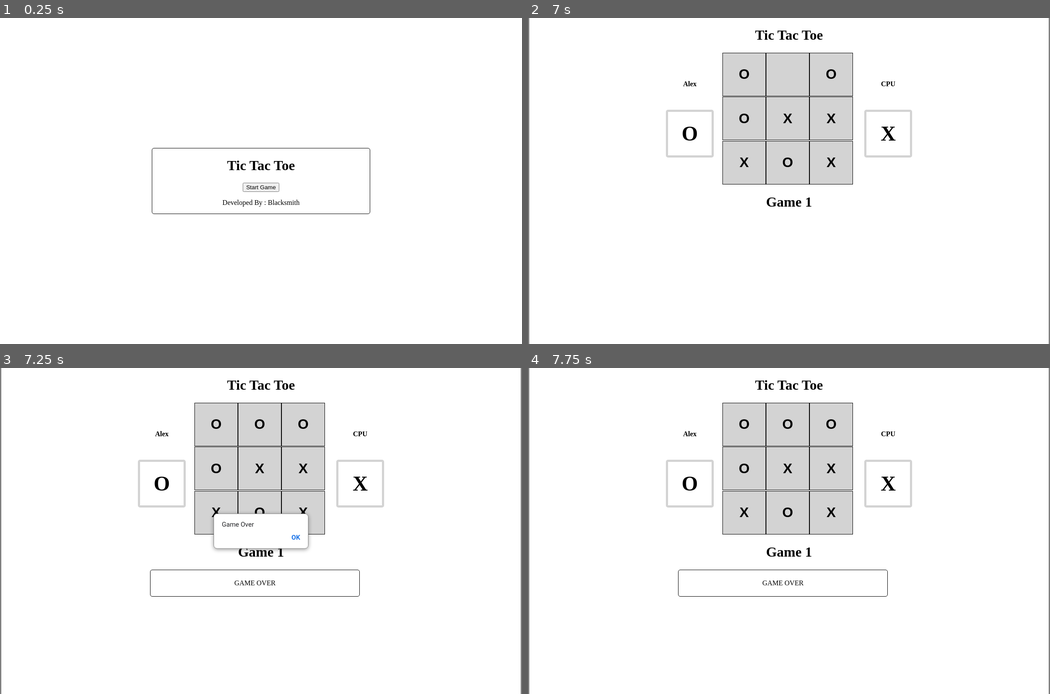
Above: before the commit, frames 1-4 (two rows, left to right).
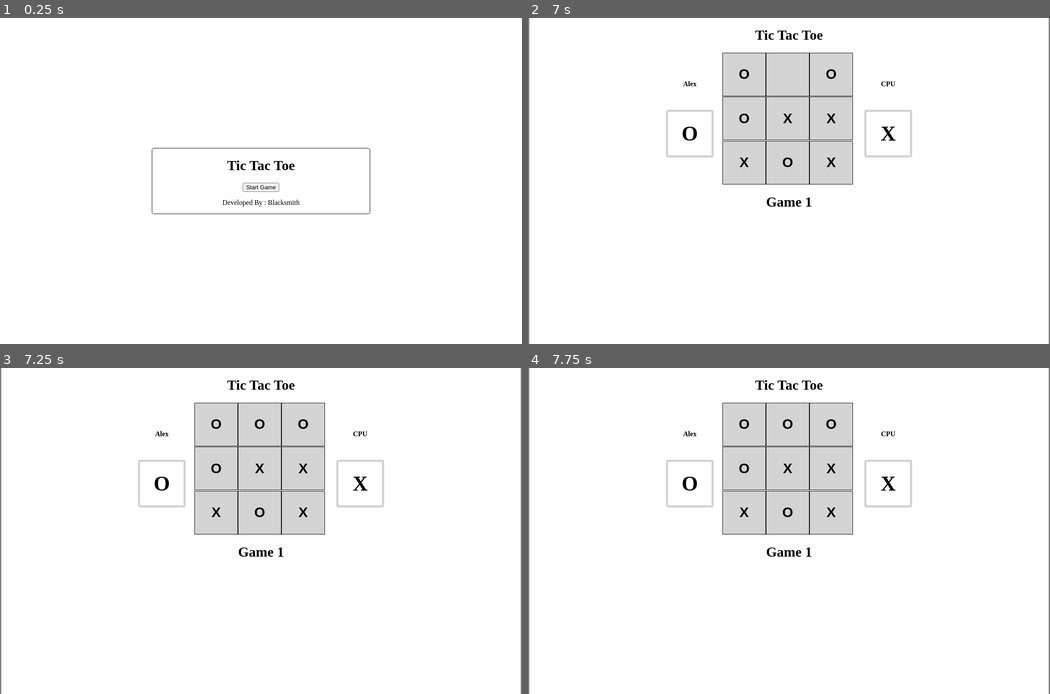
Above: after the commit, the same moments.

Repository: blacksmithofficial/tic_tac_toe_JS
Game: browser game, page index.html
Same seed, same stepped clock (60 frames per second), same inputs: the game is played once before the commit and once after it. When the page shows a pop-up message, it is drawn as a white box for half a second while everything else waits; a line starting with > is the answer the replay typed.
Inputs (mouse positions are in pixels of both pictures, inside the frame that each line leads up to):
- Up to frame 1 (0.25 s): no input
- Up to frame 2 (7 s): click "Start Game" at 0.27 s; click (789, 184) at 0.52 s; type "Alex" at 0.52 s; click "Continue" at 0.77 s; click "O" at 1.27 s; click (789, 161) at 1.87 s; click (742, 119) at 2.02 s; click (742, 73) at 2.47 s; click "O" at 3.07 s; click "X" at 3.67 s; click "X" at 4.27 s; click (830, 73) at 4.52 s; click "O" at 4.87 s; click "X" at 5.47 s; click "O" at 6.07 s; click "X" at 6.67 s
- Up to frame 3 (7.25 s): click (261, 423) at 7.02 s
- Up to frame 4 (7.75 s): click "O" at 7.27 s

Frames 1-2 are identical in both runs. In frame 3, 1.6% of the frame differs, in the area x 28-69%, y 44-71%; in frame 4, 0.2%.

Commit message:
Mark Grid Feature

Diff:
--- a/index.js
+++ b/index.js
@@ -34,6 +34,7 @@
 let box_count = 9;
 let space_count = 9;
 let grid_full = false;
+let streak_detected = false;
 let reference_list = ['', '', '', '', '', '', '', '', ''];
 let cpu_boxes = [];
 let player_boxes = [];
@@ -77,28 +78,7 @@
 })
 
 // [ System ] : ( Game Board EventListeners )
-grid_boxes.forEach((grid_box) => {
-    grid_box.addEventListener("click", () => {
-        if(space_count > 0 && grid_box.innerHTML === ''){
-            grid_box.innerHTML = player_shape;
-            reference_list[grid_box.id] = player_shape;
-            player_boxes.push(grid_box.id);
-            space_count--;
-            cpuAttempt();
-            streakCheck(player_boxes, cpu_boxes);
-
-            if (space_count < 1){
-                window.alert("Game Over");
-            }
-
-            // [ Debug ]
-            // console.log(`reference_list : ${reference_list}`);
-            // console.log(`${grid_box.id}`);
-            // console.log(`space_count : ${space_count}`);
-            // console.log(`player attempts : ${player_boxes}`)
-        }
-    })
-})
+grid_boxes.forEach((grid_box) => update_grid(grid_box));
 
 // [ Functions ] : ( Grid )
 function cpuAttempt(){
@@ -122,82 +102,194 @@
     // [ Debug ]
     // console.log(`cpu attempts : ${cpu_boxes}`);
     // console.log(`player attempts : ${player_boxes}`);
-
-
-}
-
-function streakCheck(arrayA, arrayB){
-    // consecutive count x
-    // consecutive count o
-    /** need 3 in a row */
-    /** increments when consecutive repeats */
-
-    // [ row ] [ column ] [ diagonal ]
-    // 3 rows
-    // 3 columns
-    // 2 diagonals
-
-    // [ Arrays ] : Strings (Sequences) 3!
-    rows = ["012","021","102","120","210","201",
-            "345","354","435","453","534","543",
-            "678","687","768","786","867","876"];
-    columns = ["036","063","306","360","603","630",
-                "147","174","417","471","714","741",
-                "258","285","528","582","825","852"];
-    diagonals = ["048","084","408","480","804","840",
-                 "246","264","426","462","624","642"];
-
-    // [ Arrays ] : Convert
-    let subArrayA = arrayA.toString().split(",");
-    let subArrayB = arrayB.toString().split(",");
-
-    let allocatorA = "";
-    let allocatorB = "";
-
-    // [ Loop ] : Allocate subArrays
-    for(let i = 0; i < subArrayA.length; i++){
-        allocatorA += subArrayA[i];
-    }
-    for(let i = 0; i < subArrayB.length; i++){
-        allocatorB += subArrayB[i];
-    }
-
-    // [ Loop ] : Rows
-    for(let i = 0; i < rows.length; i++){
-        if(allocatorA.includes(rows[i]) || allocatorB.includes(rows[i])){
-            window.alert("STREAK DETECTED");
-            console.log("STREAK DETECTED");
+}
+function streakCheck(){
+    // // [ Arrays ] : Strings (Sequences) 3!       [ FIRST IMPLEMENTATION ]
+    // rows = ["012","021","102","120","210","201",
+    //         "345","354","435","453","534","543",
+    //         "678","687","768","786","867","876"];
+    // columns = ["036","063","306","360","603","630",
+    //             "147","174","417","471","714","741",
+    //             "258","285","528","582","825","852"];
+    // diagonals = ["048","084","408","480","804","840",
+    //              "246","264","426","462","624","642"];
+
+    // // [ Arrays ] : Convert
+    // let subArrayA = arrayA.toString().split(",");
+    // let subArrayB = arrayB.toString().split(",");
+
+    // let allocatorA = "";
+    // let allocatorB = "";
+    // let cross_count = 0;
+    // let circle_count = 0;
+
+    // // [ Loop ] : Allocate subArrays
+    // for(let i = 0; i < subArrayA.length; i++){
+    //     allocatorA += subArrayA[i];
+    // }
+    // for(let i = 0; i < subArrayB.length; i++){
+    //     allocatorB += subArrayB[i];
+    // }
+
+    // // [ Loop ] : Rows
+    // for(let i = 0; i < rows.length; i++){
+    //     if(allocatorA.includes(rows[i])){
+    //         // window.alert("STREAK DETECTED");
+    //         console.log("STREAK DETECTED");
+
+    //         endgame_display.style.display = "flex";
+    //         endgame_display.innerHTML = "GAME OVER";
+    //     }
+    //     if(allocatorB.includes(rows[i])){
+    //         // window.alert("STREAK DETECTED");
+    //         console.log("STREAK DETECTED");
+
+    //         endgame_display.style.display = "flex";
+    //         endgame_display.innerHTML = "GAME OVER";
+    //     }
+    // }
+    // // [ Loop ] : Columns
+    // for(let i = 0; i < columns.length; i++){
+    //     if(allocatorA.includes(columns[i])){
+    //         // window.alert("STREAK DETECTED");
+    //         console.log("Player Victory");
+
+    //         endgame_display.style.display = "flex";
+    //         endgame_display.innerHTML = "GAME OVER";
+    //     }
+    //     if(allocatorB.includes(rows[i])){
+    //         // window.alert("STREAK DETECTED");
+    //         console.log("CPU Victory");
+
+    //         endgame_display.style.display = "flex";
+    //         endgame_display.innerHTML = "GAME OVER";
+    //     }
+    // }
+    // // [ Loop ] : Diagonals
+    // for(let i = 0; i < diagonals.length; i++){
+    //     if(allocatorA.includes(diagonals[i])){
+    //         // window.alert("STREAK DETECTED");
+    //         console.log("Player Victory");
+
+    //         endgame_display.style.display = "flex";
+    //         endgame_display.innerHTML = "GAME OVER";
+    //     }
+    //     if(allocatorB.includes(rows[i])){
+    //         // window.alert("STREAK DETECTED");
+    //         console.log("CPU Victory");
+
+    //         endgame_display.style.display = "flex";
+    //         endgame_display.innerHTML = "GAME OVER";
+    //     }
+    // }
+
+    // Consecutive Counter Check         // [ SECOND IMPLEMENTATION ]
+    let first_column = [];
+    let second_column = [];
+    let third_column = [];
+    let first_row = [];
+    let second_row = [];
+    let third_row = [];
+    let first_diagonal = [];
+    let second_diagonal = [];
+
+    // [ Document ] : Actively Record Current Grid Changes
+    // [ Loop ] : ( Record Column Changes)
+    populate(first_column, 0, 9, 3);
+    populate(second_column, 1, 9, 3);
+    populate(third_column, 2, 9, 3);
+    // [ Loop ] : ( Record Row Changes )
+    populate(first_row, 0, 3, 1);
+    populate(first_row, 3, 6, 1);
+    populate(first_row, 6, 9, 1);
+    // [ Loop ] : ( Record Diagonal Changes )
+    populate(first_diagonal, 0, 9, 4);
+    populate(second_diagonal, 2, 7, 2);
+
+    // [ Compare ] : Find Streak ( End Game Condition )
+    let cross_streak = "XXX";
+    let circle_streak = "OOO";
+    let sequences = [ first_column, second_column, third_column,
+                      first_row, second_row, third_row,
+                      first_diagonal, second_diagonal ];
+    sequences.forEach((sequence) => {
+        sequence = convert(sequence);
+        // [ Condition ] : Streak Match
+        if(sequence === cross_streak || sequence === circle_streak){
+            console.log(" !! Streak Detected !! ");
+            streak_detected = true;
 
             endgame_display.style.display = "flex";
             endgame_display.innerHTML = "GAME OVER";
         }
-    }
-    // [ Loop ] : Columns
-    for(let i = 0; i < columns.length; i++){
-        if(allocatorA.includes(columns[i]) || allocatorB.includes(columns[i])){
-            window.alert("STREAK DETECTED");
-            console.log("STREAK DETECTED");
-
-            endgame_display.style.display = "flex";
-            endgame_display.innerHTML = "GAME OVER";
-        }
-    }
-    // [ Loop ] : Diagonals
-    for(let i = 0; i < diagonals.length; i++){
-        if(allocatorA.includes(diagonals[i]) || allocatorB.includes(diagonals[i])){
-            window.alert("STREAK DETECTED");
-            console.log("STREAK DETECTED");
-
-            endgame_display.style.display = "flex";
-            endgame_display.innerHTML = "GAME OVER";
-        }
-    }
+        // [ Debug ]
+        // console.log(sequence);
+        // console.log(`streak_detected : ${streak_detected}`);
+    });
 
     // [ Debug ]
     // console.log(`subArray A : ${subArrayA}`);
     // console.log(`subArray B : ${subArrayB}`);
     // console.log(subArrayA);
     // console.log(subArrayB);
-    console.log(allocatorA);
-    console.log(allocatorB);
-}
+    // console.log(allocatorA);
+    // console.log(allocatorB);
+    // console.log(sequences);
+}
+
+// [ Functions ] : Support
+function populate(array, start, stop, amount){
+    for (let i = start; i < stop; i+=amount){
+        array.push(reference_list[i]);
+    }
+}
+function convert(array){
+    let temp = array.toString().split(",").join("");
+    // console.log(temp);
+    return temp;
+}
+
+// [ Functions ] :
+function reset(){}
+function update_grid(grid_box){
+    // if(!streak_detected){
+    //     // grid_box.addEventListener("click", () => {
+    //     //     if((space_count > 0 && grid_box.innerHTML === '')){
+    //     //         grid_box.innerHTML = player_shape;
+    //     //         reference_list[grid_box.id] = player_shape;
+    //     //         player_boxes.push(grid_box.id);
+    //     //         space_count--;
+    //     //         cpuAttempt();
+    //     //         streakCheck();
+
+    //     //         if (space_count < 1 || streak_detected){
+    //     //             window.alert("Game Over");
+    //     //         }
+    //     //     }
+    //     // })
+    //     grid_box.addEventListener("click", () => mark_grid(grid_box));
+    // } else if(streak_detected){
+    //     grid_box.removeEventListener("click", () => mark_grid(grid_box));
+    // }
+    grid_box.addEventListener("click", () => {
+        if (!streak_detected){
+            mark_grid(grid_box);
+        }
+    })
+}
+function mark_grid(grid_box){
+    if((space_count > 0 && grid_box.innerHTML === '')){
+        grid_box.innerHTML = player_shape;
+        reference_list[grid_box.id] = player_shape;
+        player_boxes.push(grid_box.id);
+        space_count--;
+        cpuAttempt();
+        streakCheck();
+
+        // if (space_count < 1 || streak_detected){
+        //     window.alert("Game Over");
+        // }
+    } else {
+        return;
+    }
+}
